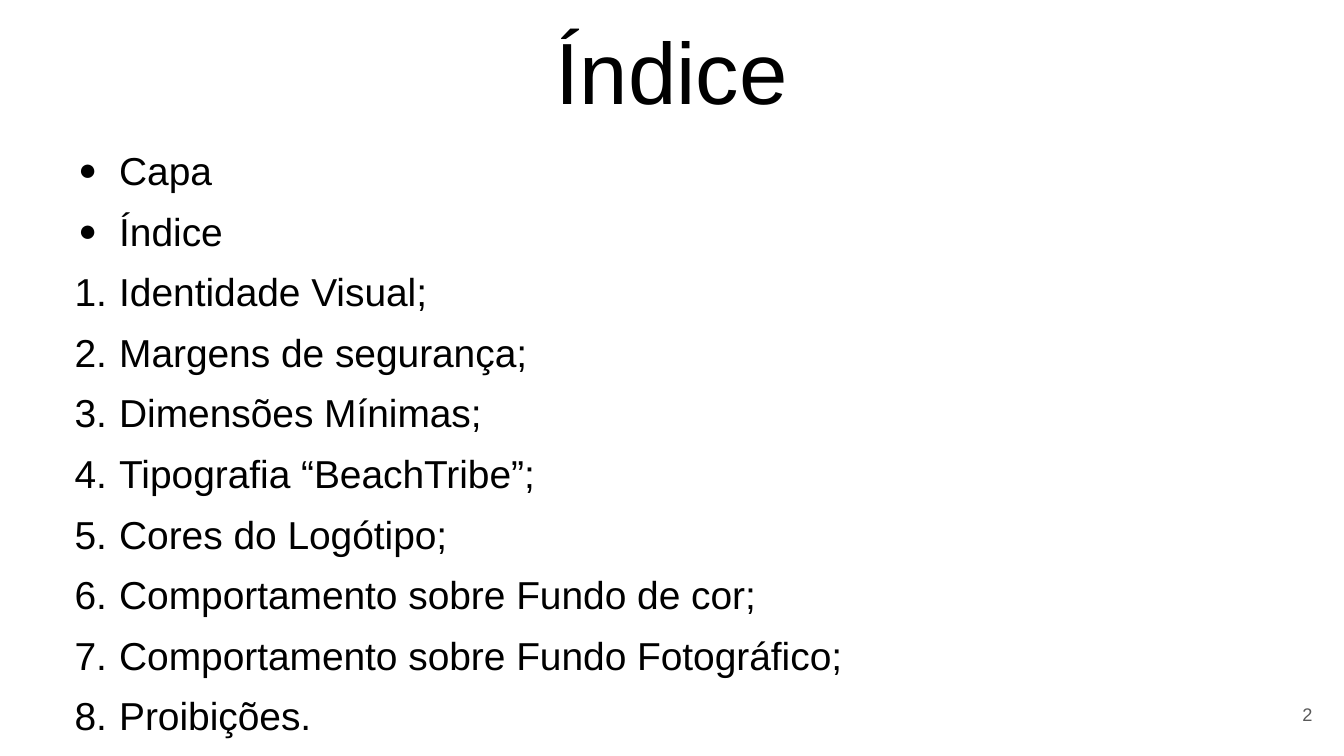
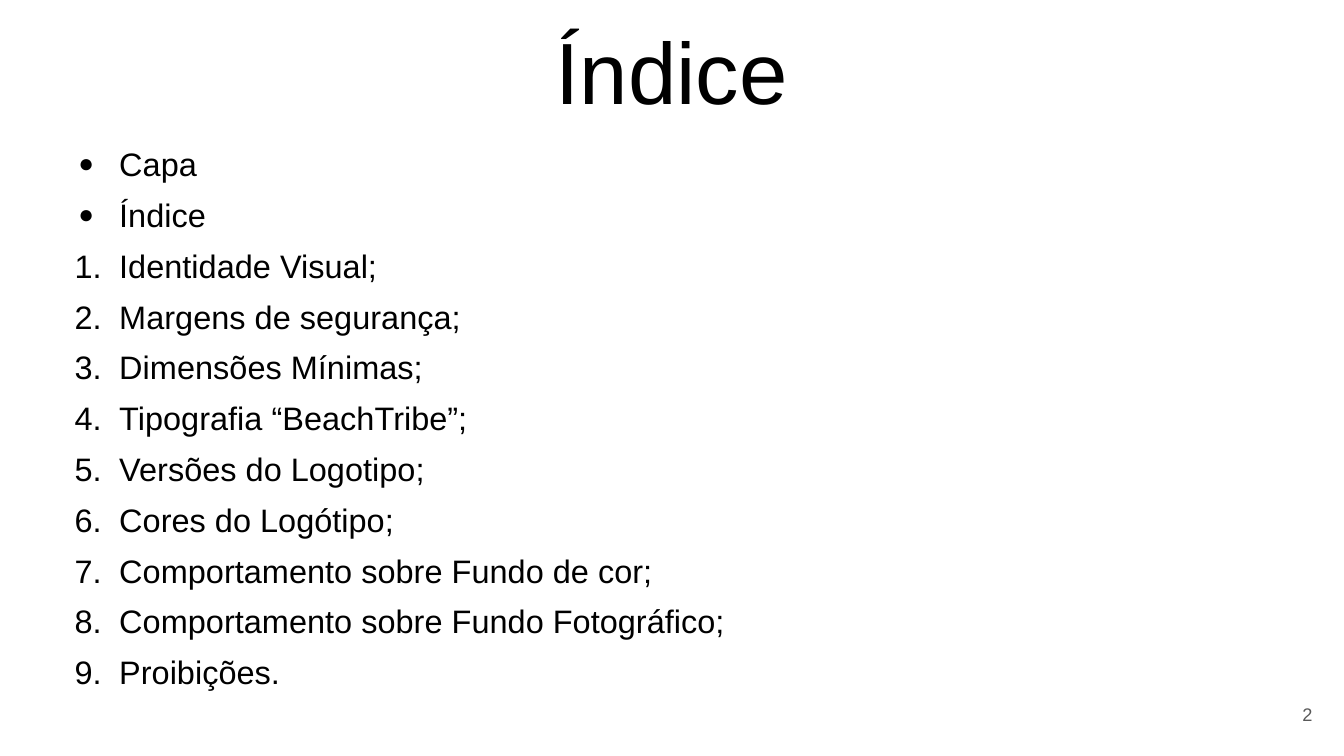
Before and after one commit to MarceloFerreira2231340/BeachTribe, a slide deck: slide 2 of BeachTribe-Entregas/BeachTribe-EntregaFinal/BeachTribe-Manual-Normas.pptx. Drawn at 1344x756 pixels with LibreOffice and Linux fonts; fonts in the diff are those of the drawing. Boxes give left, top, right and bottom in pixels: in the first picture for what was removed or moved away, otherwise in the second. Text is boxed around its words. In the diff, an @@ line names an element or a change of style, - is before the commit and + after.

```diff
--- a/BeachTribe-Entregas/BeachTribe-EntregaFinal/BeachTribe-Manual-Normas.pptx
+++ b/BeachTribe-Entregas/BeachTribe-EntregaFinal/BeachTribe-Manual-Normas.pptx
@@ subtitle at (x1=119, y1=153, x2=725, y2=690): size 27.8 to 23.2 pt @@
@@ subtitle at (x1=119, y1=457, x2=425, y2=487): paragraph added @@
+5. Versões do Logotipo;
```
Also in this commit, not shown: 8 other slides changed, 1 slide added.
